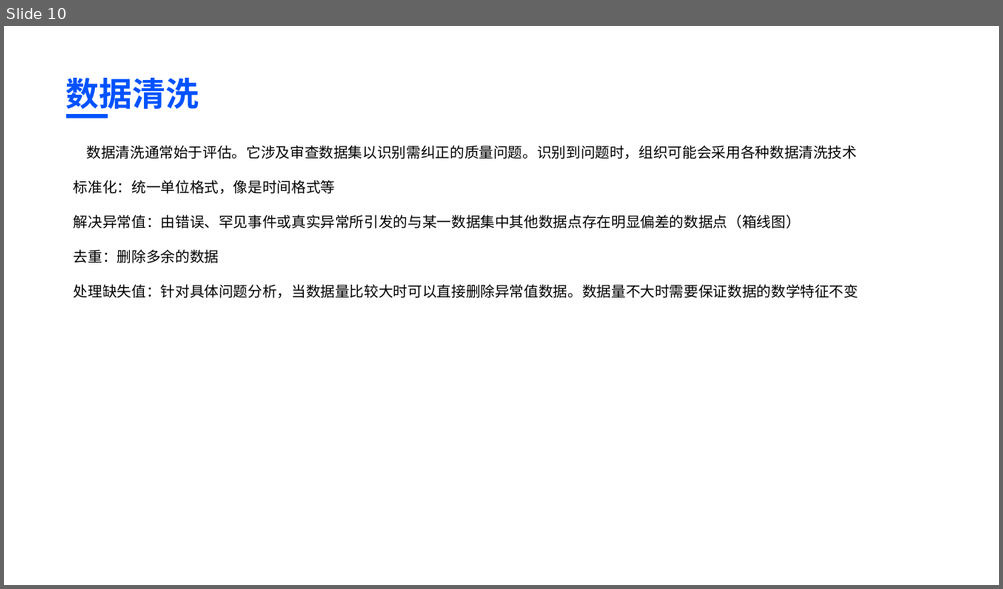
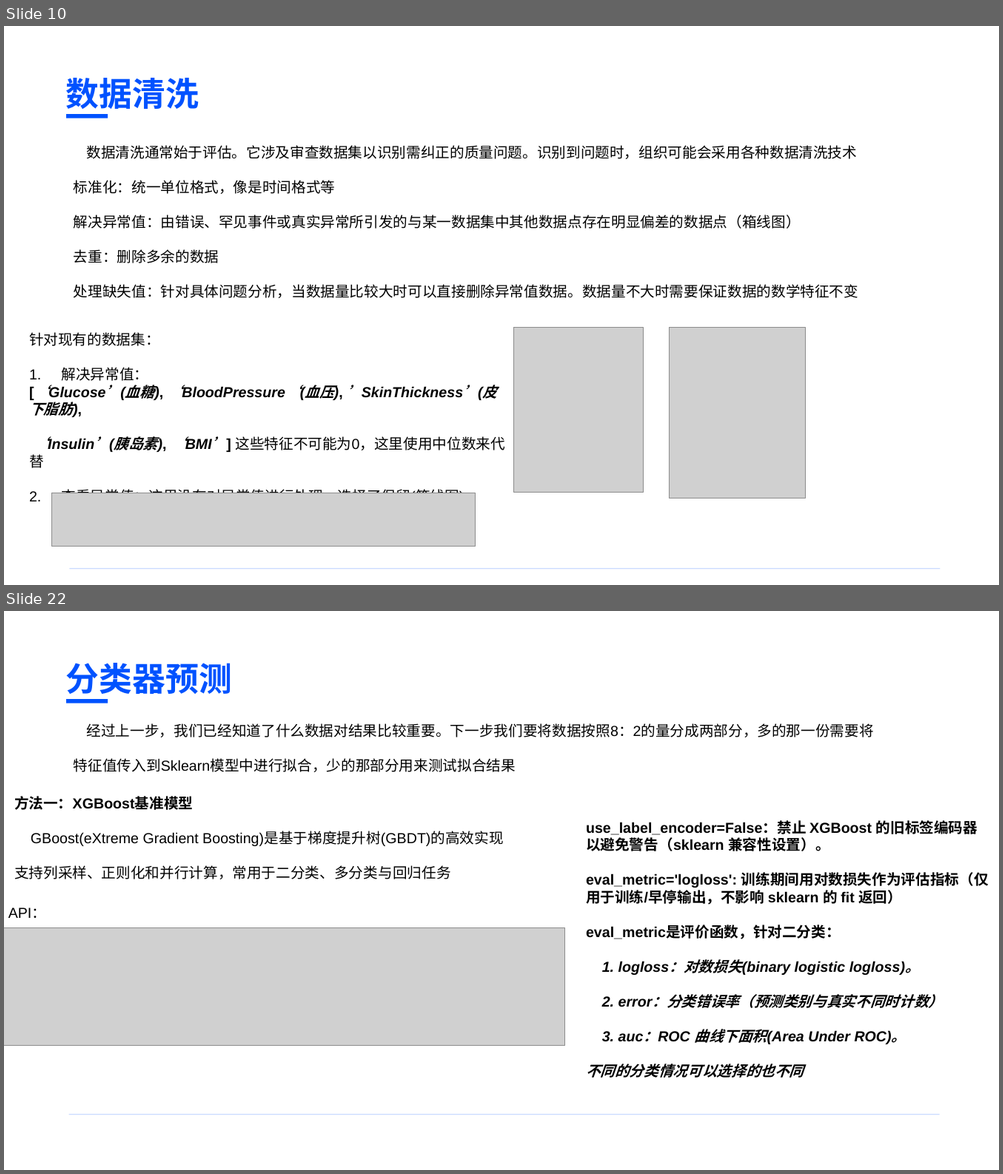
Before and after one commit to BaiRong-NUC/DiabetesAnalyzes, a slide deck: 多元统计与模式识别课程汇报.pptx. Shown one above the other, each under a label of ours: slide 10 before the commit, slides 10 and 22 after it; the slides between them are not shown. The pictures are 1003x589 and 1003x1174 pixels, drawn with LibreOffice and Linux fonts; fonts in the diff are those of the drawing; grey boxes stand for pictures. Boxes give left, top, right and bottom in pixels: in the first picture for what was removed or moved away, otherwise in the second. Text is boxed around its words. In the diff, an @@ line names an element or a change of style, - is before the commit and + after.

```diff
--- a/多元统计与模式识别课程汇报.pptx
+++ b/多元统计与模式识别课程汇报.pptx
@@ slide 22 added at [4,611,999,1170], background #FFFFFF @@
@@ text added at [66,663,232,700], 32 pt, text #0052FF, bold @@
+分类器预测
@@ rounded rectangle added at [66,699,108,703], fill #0052FF @@
@@ text added at [74,723,873,772], 14 pt, text #000000 @@
+经过上一步，我们已经知道了什么数据对结果比较重要。下一步我们要将数据按照8：2的量分成两部分，多的那一份需要将
+特征值传入到Sklearn模型中进行拟合，少的那部分用来测试拟合结果
@@ text added at [14,796,504,880], 14 pt, text #000000 @@
+方法一：XGBoost基准模型
+GBoost(eXtreme Gradient Boosting)是基于梯度提升树(GBDT)的高效实现
+支持列采样、正则化和并行计算，常用于二分类、多分类与回归任务
@@ text added at [586,820,988,1078], 14 pt, text #000000, bold @@
+use_label_encoder=False：禁止 XGBoost 的旧标签编码器以避免警告（sklearn 兼容性设置）。
+eval_metric='logloss': 训练期间用对数损失作为评估指标（仅用于训练/早停输出，不影响 sklearn 的 fit 返回）
+eval_metric是评价函数，针对二分类：
+1. logloss：对数损失(binary logistic logloss)。
+2. error：分类错误率（预测类别与真实不同时计数）
+3. auc：ROC 曲线下面积(Area Under ROC)。
+不同的分类情况可以选择的也不同
@@ text added at [8,908,46,918], 14 pt, text #000000 @@
+API：
@@ picture added at [4,928,565,1047] @@
@@ rounded rectangle added at [69,1115,939,1116], fill #0052FF at 20% opacity @@
@@ slide 10 changed as well @@
@@ text added at [29,332,504,502], 14 pt, text #000000, bold @@
+针对现有的数据集：
+1. 解决异常值：
+[‘Glucose’(血糖), ‘BloodPressure‘(血压), ’SkinThickness’(皮下脂肪),
+‘Insulin’(胰岛素), ‘BMI’] 这些特征不可能为0，这里使用中位数来代替
+2. 查看异常值：这里没有对异常值进行处理，选择了保留(箱线图)
@@ picture added at [515,328,644,493] @@
@@ picture added at [669,328,805,499] @@
@@ picture added at [52,493,475,547] @@
@@ rounded rectangle added at [70,568,940,569], fill #0052FF at 20% opacity @@
```
Also in this commit, not shown: 12 other slides added, 2 other files.
